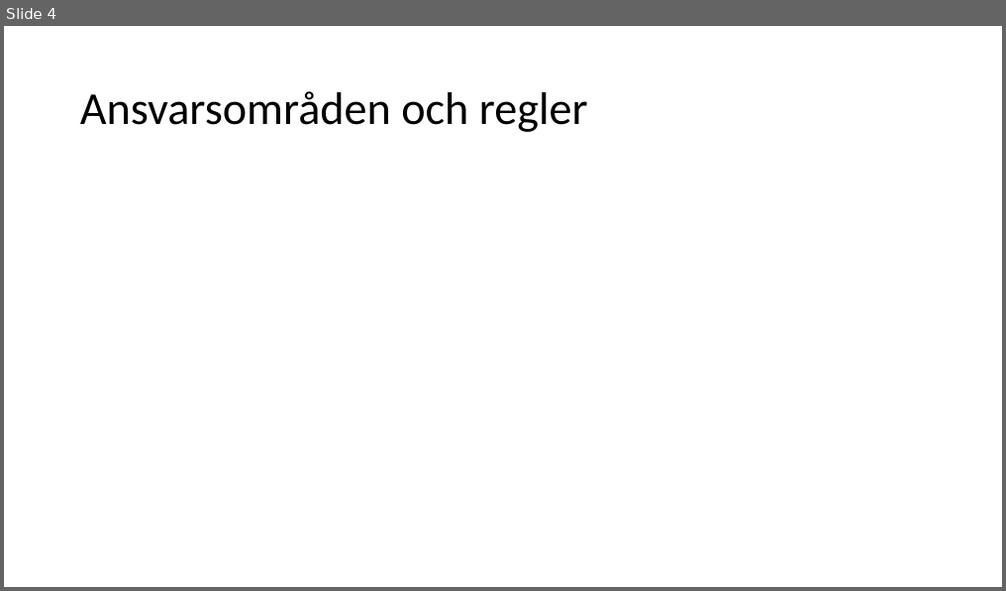
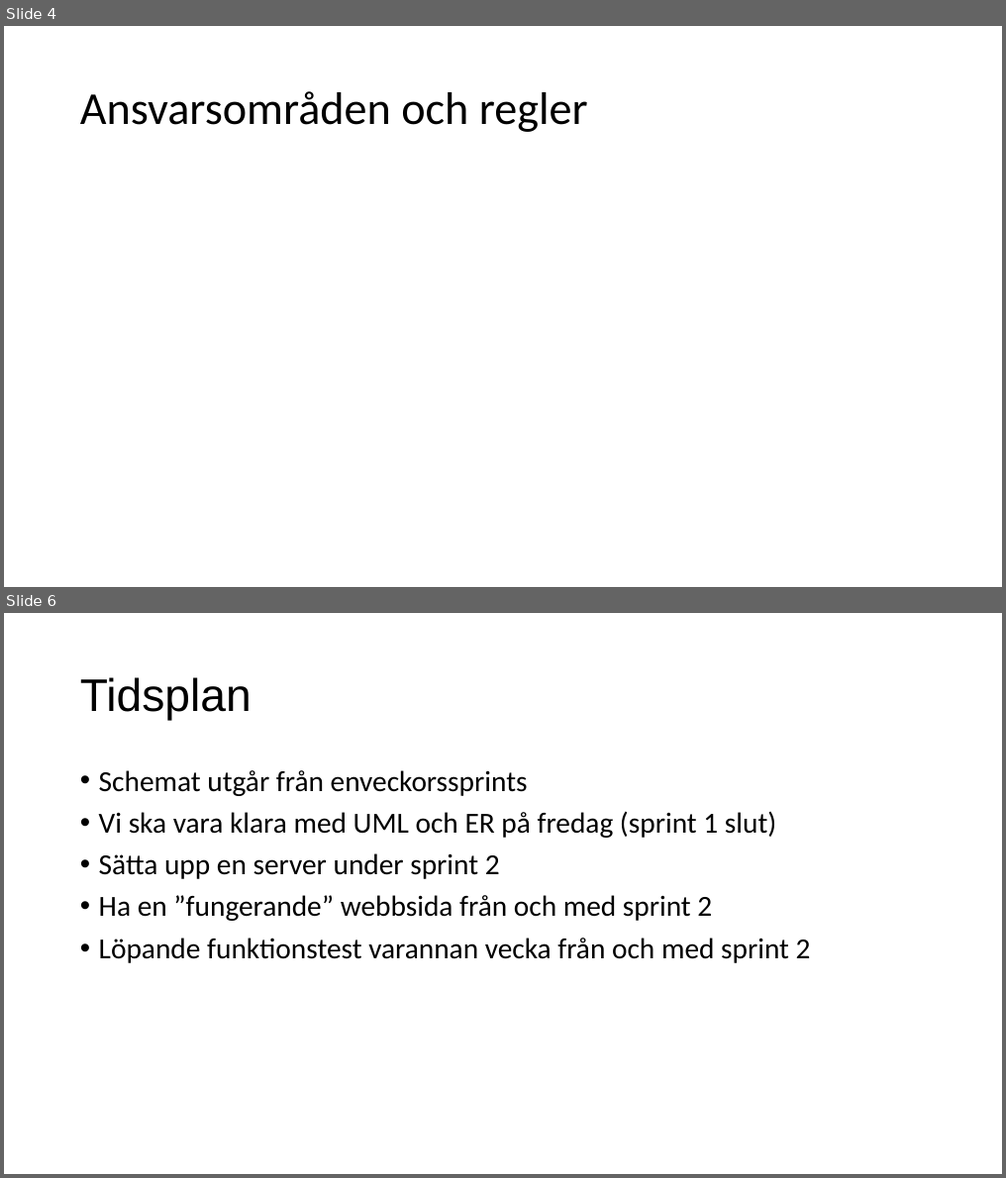
Before and after one commit to Sjofil/HASAB-IDA3, a slide deck: Processrapport/Utvecklingsplan.pptx. Shown one above the other, each under a label of ours: slide 4 before the commit, slides 4 and 6 after it; the slides between them are not shown. The pictures are 1006x591 and 1006x1178 pixels, drawn with LibreOffice and Linux fonts; fonts in the diff are those of the drawing. Boxes give left, top, right and bottom in pixels: in the first picture for what was removed or moved away, otherwise in the second. Text is boxed around its words. In the diff, an @@ line names an element or a change of style, - is before the commit and + after.

```diff
--- a/Processrapport/Utvecklingsplan.pptx
+++ b/Processrapport/Utvecklingsplan.pptx
@@ slide 6 added at bbox=[4, 613, 1002, 1174], background #FFFFFF @@
@@ title added at bbox=[80, 677, 252, 721], 44 pt, text #000000 @@
+Tidsplan
@@ text added at bbox=[99, 770, 811, 963], 28 pt, text #000000 @@
+• Schemat utgår från enveckorssprints
+• Vi ska vara klara med UML och ER på fredag (sprint 1 slut)
+• Sätta upp en server under sprint 2
+• Ha en ”fungerande” webbsida från och med sprint 2
+• Löpande funktionstest varannan vecka från och med sprint 2
```
Also in this commit, not shown: 1 slide changed, 2 other slides added, 3 slides removed.
